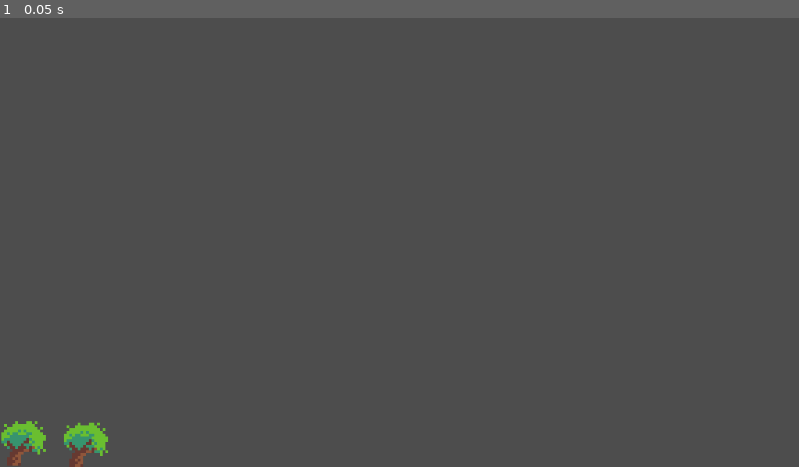
Above: before the commit, frame 1.
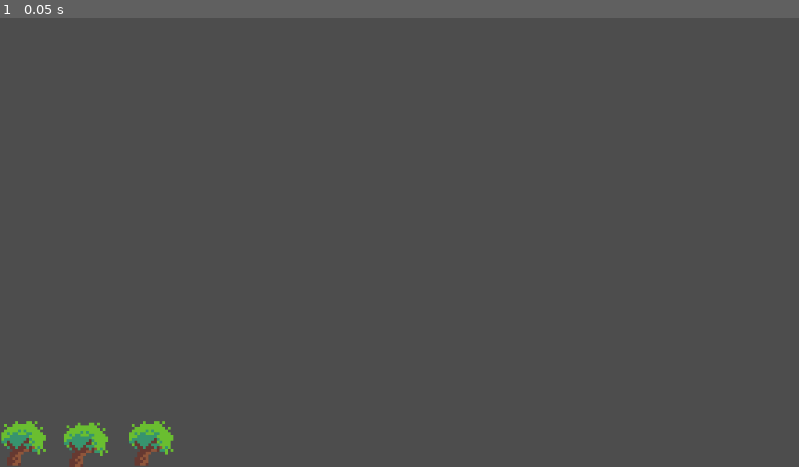
Above: after the commit, the same moment.

Repository: Powerboy2015/frontend-dev-sim
Game: Godot game, scene res://Scenes/mainScene.tscn
Same seed, same stepped clock (60 frames per second), same inputs: the game is played once before the commit and once after it.
Inputs:
- Up to frame 1 (0.05 s): no input

The runs differ from the first frame. In frame 1, 0.3% of the frame differs, in the area x 16-22%, y 89-100%.

Commit message:
Three trees

Diff:
--- a/Scenes/mainScene.tscn
+++ b/Scenes/mainScene.tscn
@@ -13,3 +13,8 @@
 texture_filter = 1
 position = Vector2(124, 616)
 texture = ExtResource("1_2c717")
+
+[node name="Sprite2D3" type="Sprite2D" parent="."]
+texture_filter = 1
+position = Vector2(218, 614)
+texture = ExtResource("1_2c717")
